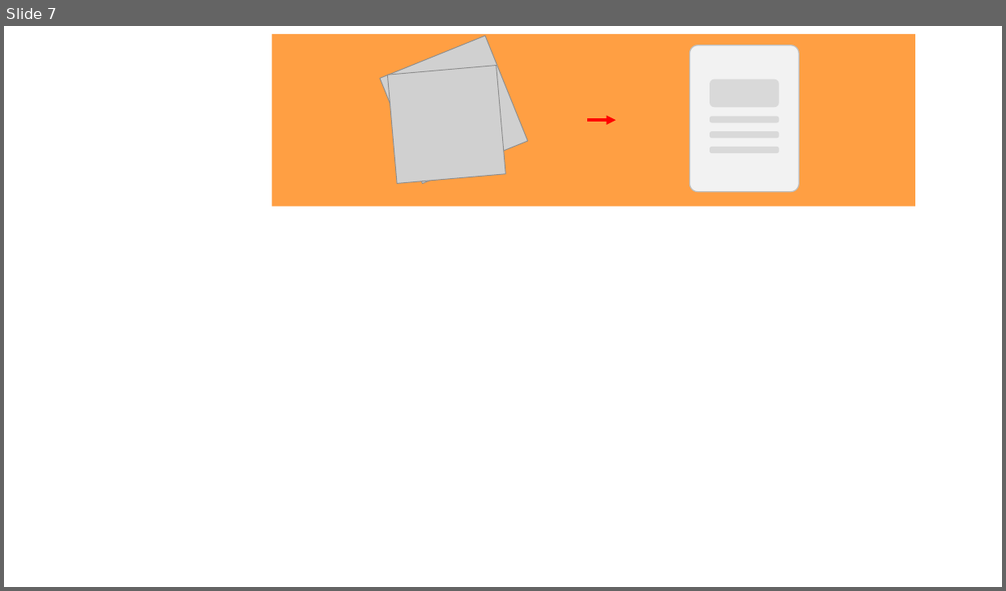
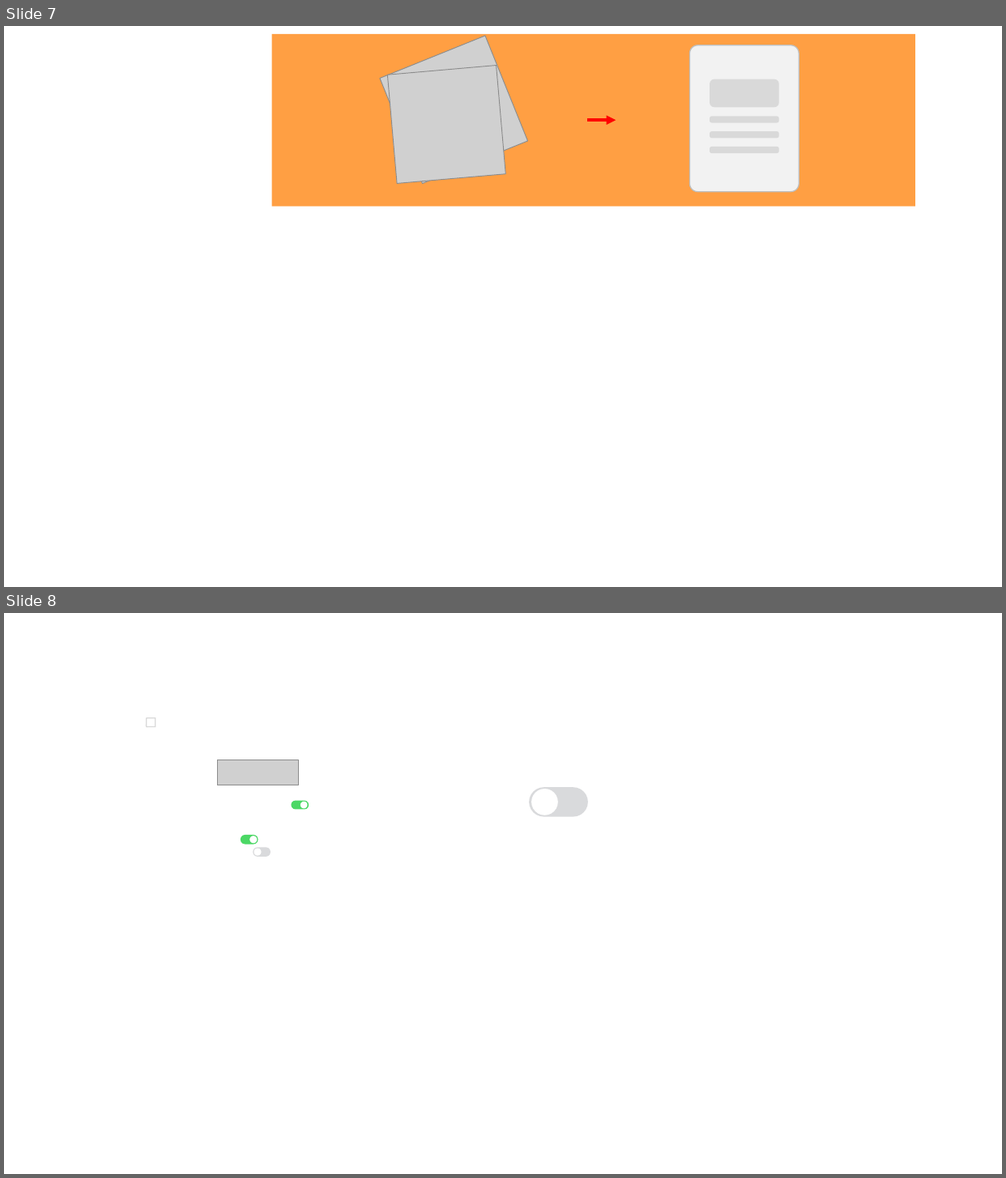
Before and after one commit to youssefhoummad/pdf-tools, a slide deck: docs/IMGES.pptx. Shown one above the other, each under a label of ours: slide 7 before the commit, slides 7 and 8 after it. The pictures are 1006x591 and 1006x1178 pixels, drawn with LibreOffice and Linux fonts; fonts in the diff are those of the drawing; grey boxes stand for pictures; background and template pictures are left out. Boxes give left, top, right and bottom in pixels: in the first picture for what was removed or moved away, otherwise in the second. Text is boxed around its words. In the diff, an @@ line names an element or a change of style, - is before the commit and + after.

```diff
--- a/docs/IMGES.pptx
+++ b/docs/IMGES.pptx
@@ slide 8 added at <box>4,613,1002,1174</box>, background #FFFFFF @@
@@ round same rect added at <box>147,717,155,726</box>, outline #D9D9D9 1 pt @@
@@ picture added at <box>217,760,298,786</box> @@
@@ rounded rectangle added at <box>292,801,309,810</box>, fill #4BD865 @@
@@ ellipse added at <box>300,802,307,808</box>, fill #FFFFFF @@
@@ rounded rectangle added at <box>529,787,588,816</box>, fill #D9DADC @@
@@ ellipse added at <box>532,789,558,815</box>, fill #FFFFFF @@
@@ rounded rectangle added at <box>241,835,258,845</box>, fill #4BD865 @@
@@ ellipse added at <box>249,836,257,844</box>, fill #FFFFFF @@
@@ rounded rectangle added at <box>253,847,271,857</box>, fill #D9DADC @@
@@ ellipse added at <box>254,849,262,856</box>, fill #FFFFFF @@
```
Also in this commit, not shown: 2 slides changed.
